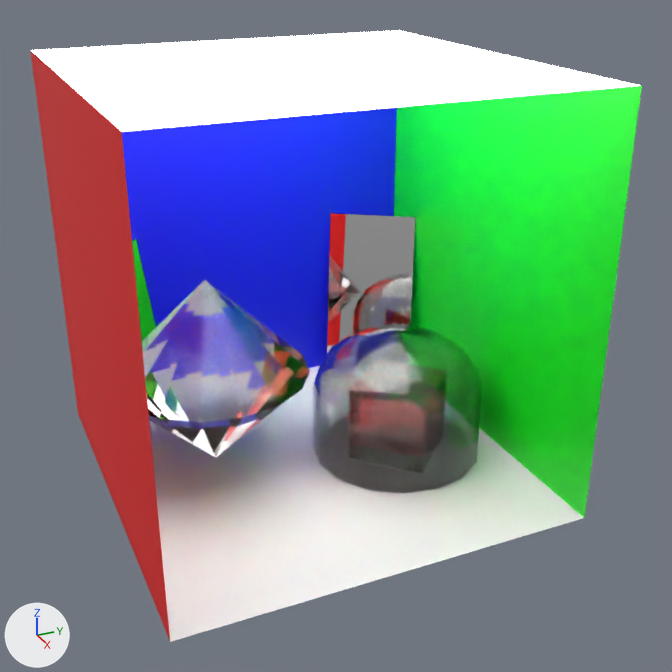
A saved change to the glTF model public/glass.glb.
Rendered twice from a 50 mm camera at (3.85, -1.57, 2.61) aimed at (0.16, 0.09, 0.76). The lights are fixed; the arrows at lower left show +X, +Y and +Z. Where no turn or scale is listed for an object, it has been applied to the vertices. Vertices at the same position are counted once.

In view in the first picture: 'artifact', 'back', 'ceiling', 'dome', 'floor', 'left', 'mirror', 'mirror.001', 'right'.
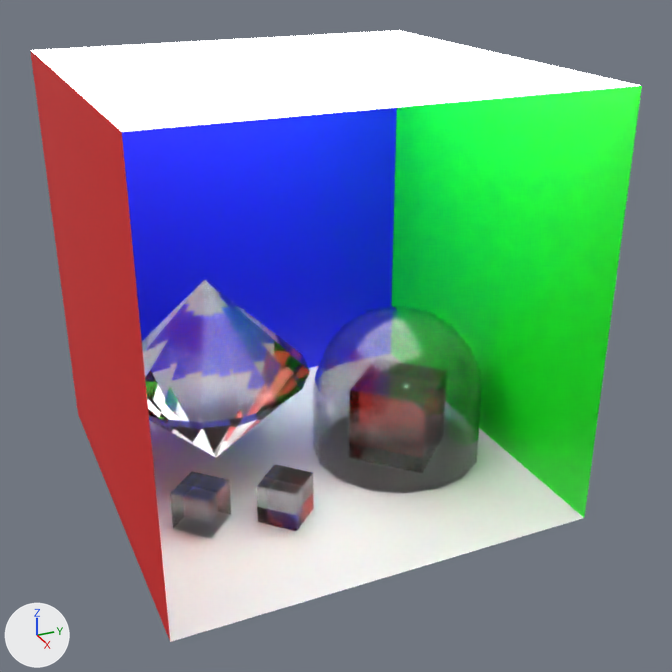
Commit message: Update glass scenes

Location of each change, (x1, y1, x2, y2) in pixels of the pictures (672 x 672 px; the box of a moved part takes in the faces that stretch with it):
'dome', reshaped, moved (10% taller): before (313, 323, 482, 494); after (313, 306, 482, 494)
'mirror.001', deleted: before (327, 213, 415, 353)
'smallCube.001', added: after (170, 471, 231, 539)
'smallCube.002', added: after (256, 464, 314, 531)
'mirror', deleted: before (132, 239, 156, 421)
part 1 of me_circle, moved or reshaped: before (313, 323, 482, 425); after (313, 306, 482, 428)

The change, as a list of edits to the scene's bpy script:
```text
Change me_circle:
    used by ob_dome; location = (0.066, 0.484, 0.0)
    remove me_circle.from_pydata(...)  # 209 vertices, 368 faces; spans x -0.44..0.44, y -0.44..0.44, z 0.0..0.681
    add me_circle.from_pydata(...)  # 226 vertices, 416 faces; spans x -0.44..0.44, y -0.44..0.44, z 0.0..0.8
    me_circle part 1: 161 vertices removed from x -0.427..0.427, y -0.427..0.427, z 0.367..0.681; 178 vertices added at x -0.427..0.427, y -0.427..0.427, z 0.368..0.8
Add me_cube_006:
    me_cube_006.from_pydata([(-0.18, 0.003, -0.128), (-0.18, 0.003, 0.128), (0.003, 0.18, -0.128), (0.003, 0.18, 0.128), (-0.003, -0.18, -0.128), (-0.003, -0.18, 0.128), (0.18, -0.003, -0.128), (0.18, -0.003, 0.128)], [], [(0, 1, 3), (0, 3, 2), (2, 3, 7), (2, 7, 6), (6, 7, 5), (6, 5, 4), (4, 5, 1), (4, 1, 0), (2, 6, 4), (2, 4, 0), (7, 3, 1), (7, 1, 5)])
    me_cube_006.materials.append(mat_glass)  # white #e7e7e7
Remove ob_mirror:
    ob_mirror = bpy.data.objects.new('mirror', me_plane)
    ob_mirror.location = (-0.789, -0.74, 0.495)
Remove ob_mirror_001:
    ob_mirror_001 = bpy.data.objects.new('mirror.001', me_plane_001)
    ob_mirror_001.location = (-0.789, 0.74, 0.495)
Change ob_dome:
    ob_dome.location: (0.066, 0.484, 0.0) -> (0.066, 0.484, -0.016)
Add ob_smallcube_002:
    ob_smallcube_002 = bpy.data.objects.new('smallCube.002', me_cube_006)
    ob_smallcube_002.location = (0.401, -0.277, 0.102)
    ob_smallcube_002.scale = (0.78, 0.78, 0.78)
Add ob_smallcube_001:
    ob_smallcube_001 = bpy.data.objects.new('smallCube.001', me_cube_006)
    ob_smallcube_001.location = (0.29, -0.654, 0.097)
    ob_smallcube_001.scale = (0.78, 0.78, 0.78)
```
